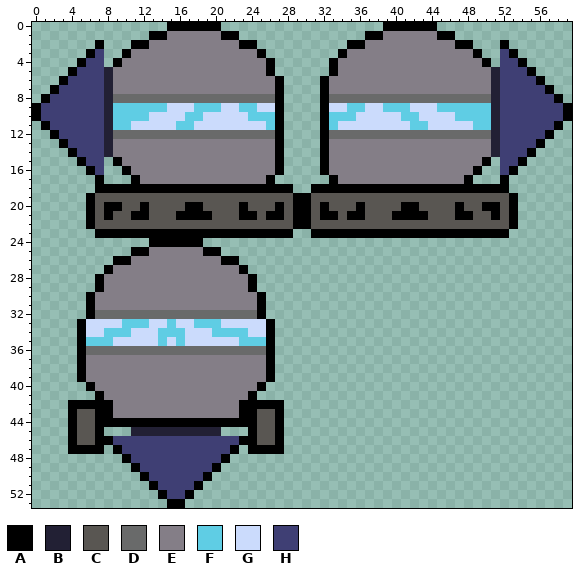
Pixel-art sprite, stored at assets/textures/drillunitset/drillunitset.png. The picture above is the old version.
The file is 60x54 pixels.
Palette (. is transparent): A #000000  B #222034  C #595652  D #696a6a  E #847e87  F #5fcde4  G #cbdbfc  H #3f3f74
Pixels before (only the part around the change), first column x 0:
 0 ...............AAAAAA..................AAAAAA..
 1 .............AAEEEEEEAA..............AAEEEEEEAA
 2 .......A...AAEEEEEEEEEEAA..........AAEEEEEEEEEE
 3 ......AH..AEEEEEEEEEEEEEEA........AEEEEEEEEEEEE
 4 .....AHH.AEEEEEEEEEEEEEEEEA......AEEEEEEEEEEEEE
 5 ....AHHHBEEEEEEEEEEEEEEEEEA......AEEEEEEEEEEEEE
 6 ...AHHHHBEEEEEEEEEEEEEEEEEEA....AEEEEEEEEEEEEEE
 7 ..AHHHHHBEEEEEEEEEEEEEEEEEEA....AEEEEEEEEEEEEEE
 8 .AHHHHHHBDDDDDDDDDDDDDDDDDDA....ADDDDDDDDDDDDDD
 9 AHHHHHHHBFFFFFFGGGFFFGGFFGGA....AGGFFGGFFFGGGFF
10 AHHHHHHHBFFFFGGGGFFGGGGGFFFA....AFFFGGGGGFFGGGG
11 .AHHHHHHBFFGGGGGFFGGGGGGGGFA....AFGGGGGGGGFFGGG
12 ..AHHHHHBDDDDDDDDDDDDDDDDDDA....ADDDDDDDDDDDDDD
13 ...AHHHHBEEEEEEEEEEEEEEEEEEA....AEEEEEEEEEEEEEE
14 ....AHHHBEEEEEEEEEEEEEEEEEEA....AEEEEEEEEEEEEEE
15 .....AHH.AEEEEEEEEEEEEEEEEEA....AEEEEEEEEEEEEEE
16 ......AH..AEEEEEEEEEEEEEEEEA....AEEEEEEEEEEEEEE
17 .......A...AEEEEEEEEEEEEEEA......AEEEEEEEEEEEEE
18 .......AAAAAAAAAAAAAAAAAAAAAA..AAAAAAAAAAAAAAAA
19 ......ACCCCCCCCCCCCCCCCCCCCCCAACCCCCCCCCCCCCCCC
20 ......ACAACCACCCCAACCCCACCCACAACACCCACCCCAACCCC
21 ......ACACCAACCCAAAACCCAACAACAACAACAACCCAAAACCC
22 ......ACCCCCCCCCCCCCCCCCCCCCCAACCCCCCCCCCCCCCCC
23 .......AAAAAAAAAAAAAAAAAAAAAA..AAAAAAAAAAAAAAAA
24 .............AAAAAA............................
25 ...........AAEEEEEEAA..........................
26 .........AAEEEEEEEEEEAA........................
27 ........AEEEEEEEEEEEEEEA.......................
28 .......AEEEEEEEEEEEEEEEEA......................
29 .......AEEEEEEEEEEEEEEEEA......................
30 ......AEEEEEEEEEEEEEEEEEEA.....................
31 ......AEEEEEEEEEEEEEEEEEEA.....................
32 ......ADDDDDDDDDDDDDDDDDDA.....................
33 .....AGGGGFFFGGFGGFFFGGGGGA....................
34 .....AGGFFFGGGFFFGGGFFFFGGA....................
35 .....AFFFGGGGGFGFGGGGGGFFFA....................
Once edited:
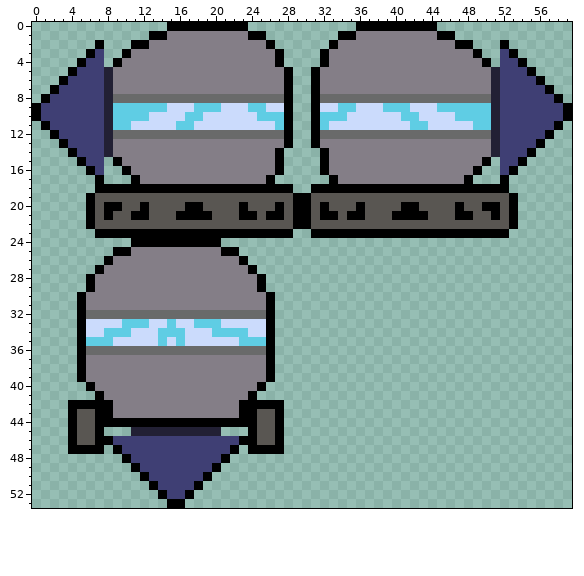
From old to new:
There is now colour A in row 0 at x 21 to 23 and 36 to 38; in row 1 at x 24 to 25 and 34 to 35; in row 2 at x 26 and 33; in rows 3 to 4 at x 27 and 32; in rows 5 to 13 at x 28 and 31; in row 24 at x 11 to 12 and 19 to 20.
There is now colour A in row 25 at x 9 to 10 and 21 to 22; in row 26 at x 8 and 23; in row 27 at x 7 and 24; in rows 28 to 29 at x 6 and 25; in rows 30 to 32 at x 5 and 26.
The edit turns colour A into colour D in row 8 at x 27 and 32; in row 12 at x 27 and 32; in row 32 at x 6 and 25.
There is now colour E in row 1 at x 23 and 36; in row 2 at x 25 and 34; in row 3 at x 26 and 33; in row 5 at x 27 and 32.
The edit turns colour A into colour E in row 1 at x 21 to 22 and 37 to 38; in row 2 at x 23 to 24 and 35 to 36; in row 3 at x 25 and 34; in rows 4 to 5 at x 26 and 33; in rows 6 to 7 at x 27 and 32; in row 13 at x 27 and 32.
The edit turns colour A into colour E in row 25 at x 11 to 12 and 19 to 20; in row 26 at x 9 to 10 and 21 to 22; in row 27 at x 8 and 23; in rows 28 to 29 at x 7 and 24; in rows 30 to 31 at x 6 and 25.
The edit turns colour A into colour F in rows 10 to 11 at x 27 and 32.
The edit turns colour G into colour F in row 9 at x 25 and 34.
The edit turns colour A into colour G in row 9 at x 27 and 32.
The edit turns colour F into colour G in row 9 at x 23 and 36; in row 10 at x 24 and 35; in row 11 at x 26 and 33.
